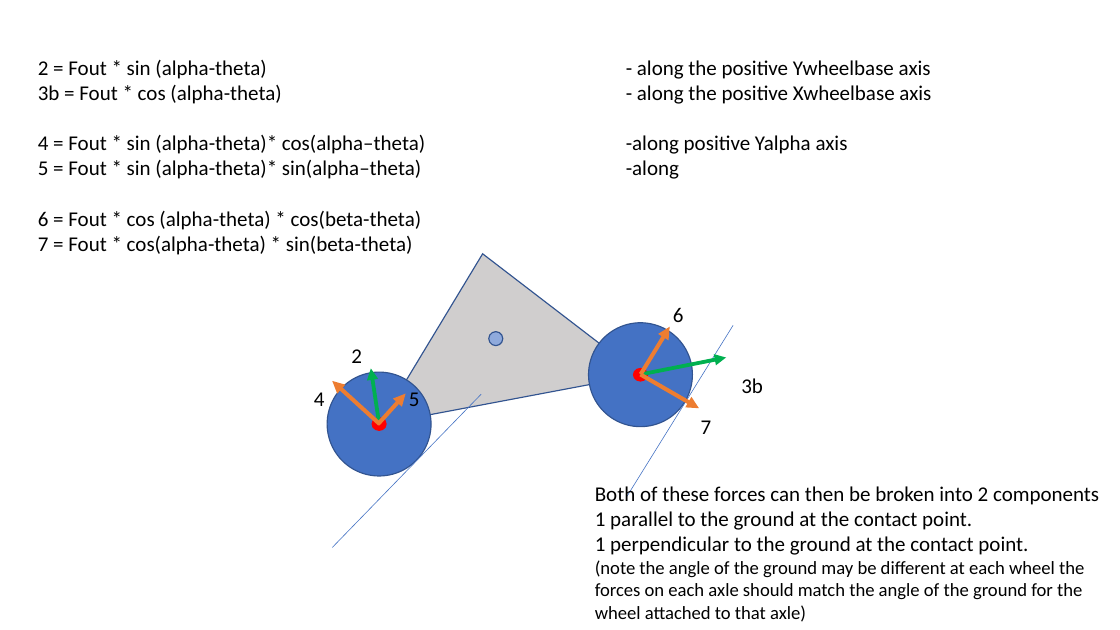
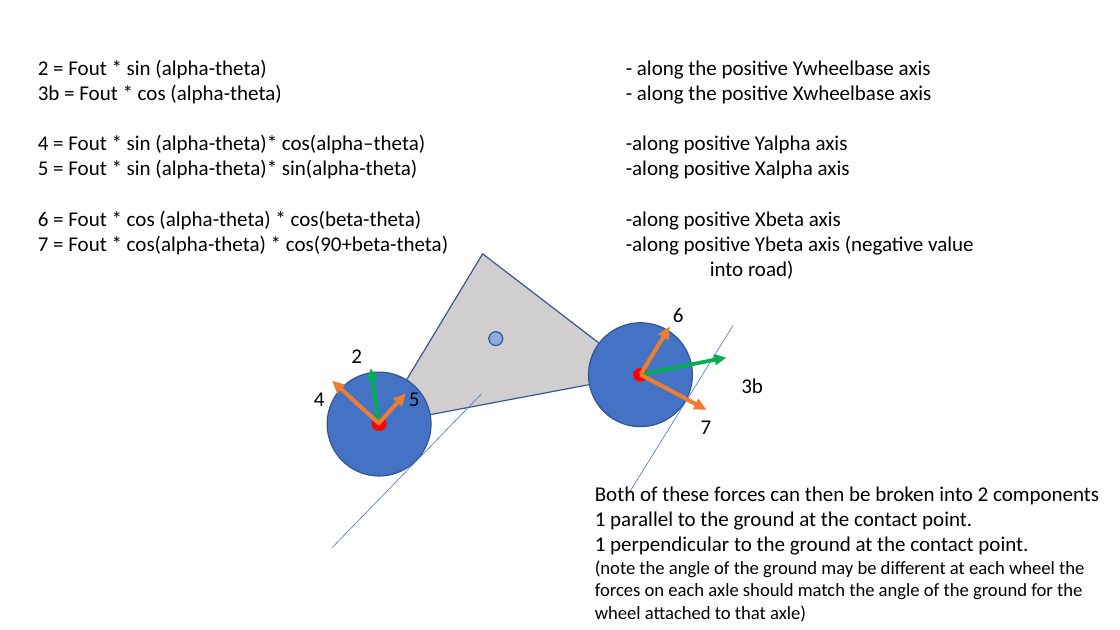
Before and after one commit to rhambleton/drive2d, a slide deck: slide 10 of vehicle forces.pptx. Drawn at 1120x630 pixels with LibreOffice and Linux fonts; fonts in the diff are those of the drawing. Boxes give left, top, right and bottom in pixels: in the first picture for what was removed or moved away, otherwise in the second. Text is boxed around its words. In the diff, an @@ line names an element or a change of style, - is before the commit and + after.

```diff
--- a/vehicle forces.pptx
+++ b/vehicle forces.pptx
@@ text at (38, 160, 973, 279): text changed @@
-5 = Fout * sin (alpha-theta)* sin(alpha–theta) -along
-6 = Fout * cos (alpha-theta) * cos(beta-theta)
-7 = Fout * cos(alpha-theta) * sin(beta-theta)
+5 = Fout * sin (alpha-theta)* sin(alpha-theta) -along positive Xalpha axis
+6 = Fout * cos (alpha-theta) * cos(beta-theta) -along positive Xbeta axis
+7 = Fout * cos(alpha-theta) * cos(90+beta-theta) -along positive Ybeta axis (negative value into road)
@@ arrow moved from (640, 375) - (699, 408) to (640, 375) - (707, 410) @@
```
Also in this commit, not shown: 10 other slides changed, 1 slide added, 1 slide removed.
